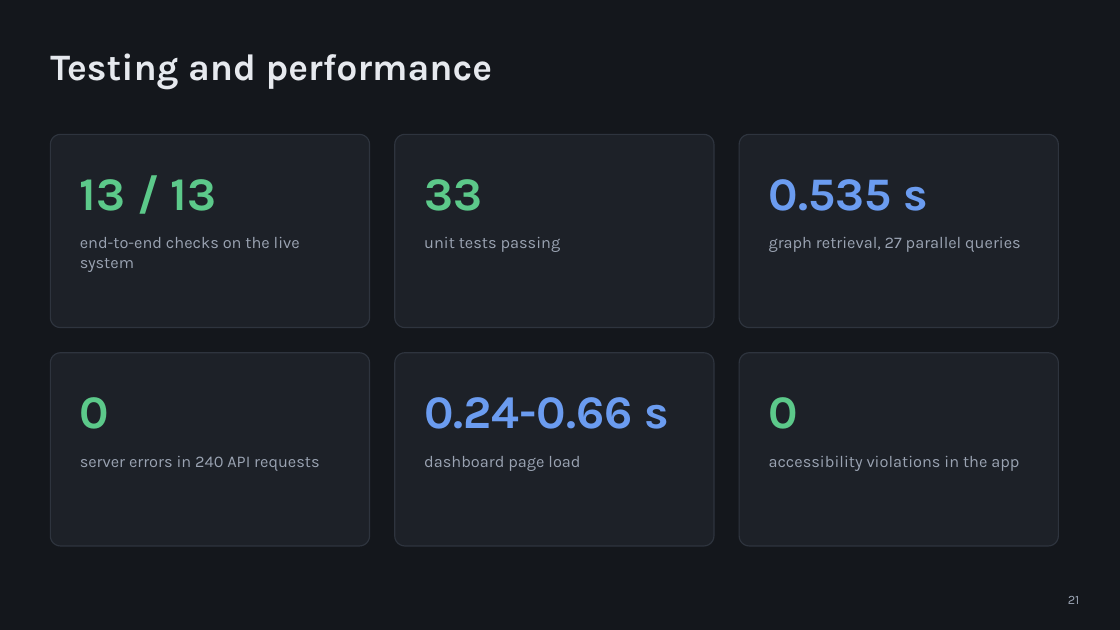
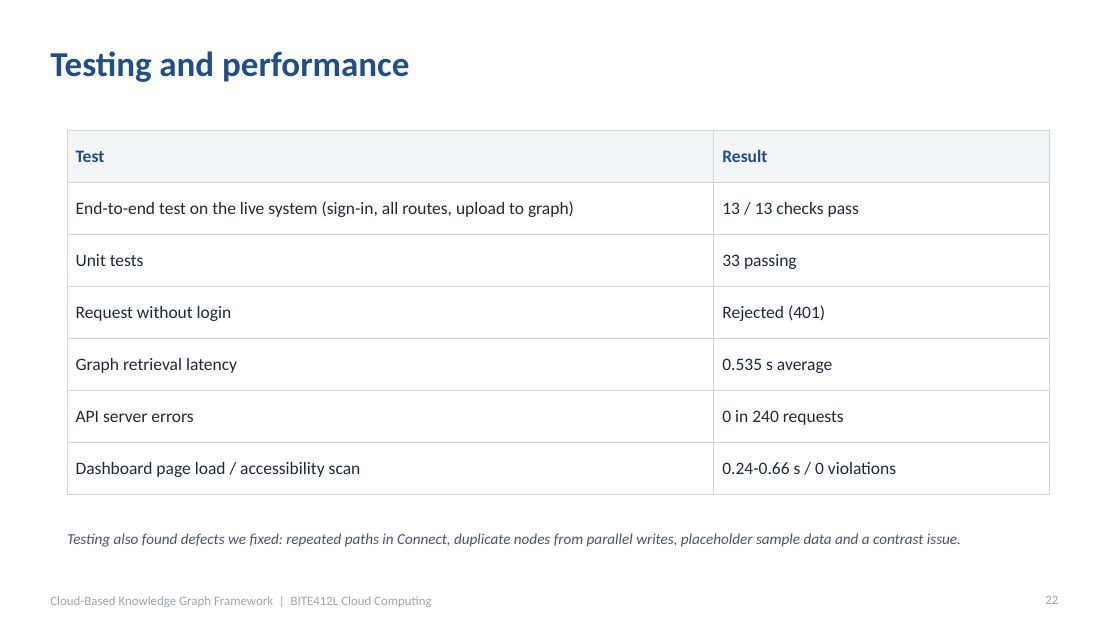
Before and after one commit to DeveshAg30/Cloud_Based_Knowledge_Graph_Framework_for_Automated_Research_Intelligence_Aws_Project_2026, a slide deck: slide 22 of presentation/Project_Presentation.pptx (slide 21 before the commit). Drawn at 1120x630 pixels with LibreOffice and Linux fonts; fonts in the diff are those of the drawing. Boxes give left, top, right and bottom in pixels: in the first picture for what was removed or moved away, otherwise in the second. Text is boxed around its words. In the diff, an @@ line names an element or a change of style, - is before the commit and + after.

```diff
--- a/presentation/Project_Presentation.pptx
+++ b/presentation/Project_Presentation.pptx
@@ background #14171C to #FFFFFF @@
@@ title "Testing and performance" at [50, 51, 409, 82]: size 32 to 30 pt, font Karla to Calibri, text colour #E6E9EE to #1F4E8C @@
@@ rounded rectangle removed at [50, 134, 370, 328] @@
@@ table added at [67, 130, 1050, 481], 7 rows, 2 columns @@
+Test | Result
+End-to-end test on the live system (sign-in, all routes, upload to graph) | 13 / 13 checks pass
+Unit tests | 33 passing
+Request without login | Rejected (401)
+Graph retrieval latency | 0.535 s average
+API server errors | 0 in 240 requests
+Dashboard page load / accessibility scan | 0.24-0.66 s / 0 violations
@@ rounded rectangle removed at [395, 134, 714, 328] @@
@@ rounded rectangle removed at [739, 134, 1059, 328] @@
@@ text removed at [80, 179, 217, 211] @@
-13 / 13
@@ text removed at [424, 179, 482, 211] @@
-33
@@ text removed at [769, 179, 928, 211] @@
-0.535 s
@@ text removed at [80, 237, 300, 272] @@
-end-to-end checks on the live system
@@ text removed at [424, 237, 561, 252] @@
-unit tests passing
@@ text removed at [769, 237, 1021, 252] @@
-graph retrieval, 27 parallel queries
@@ rounded rectangle removed at [50, 353, 370, 546] @@
@@ rounded rectangle removed at [395, 353, 714, 546] @@
@@ rounded rectangle removed at [739, 353, 1059, 546] @@
@@ text removed at [80, 397, 109, 429] @@
-0
@@ text removed at [424, 397, 670, 429] @@
-0.24-0.66 s
@@ text removed at [769, 397, 798, 429] @@
-0
@@ text removed at [80, 456, 319, 471] @@
-server errors in 240 API requests
@@ text removed at [424, 456, 580, 471] @@
-dashboard page load
@@ text removed at [769, 456, 1019, 471] @@
-accessibility violations in the app
@@ text added at [67, 533, 961, 547], 13 pt, text #4B5563, italic @@
+Testing also found defects we fixed: repeated paths in Connect, duplicate nodes from parallel writes, placeholder sample data and a contrast issue.
@@ text added at [50, 596, 431, 607], 11 pt, text #9CA3AF @@
+Cloud-Based Knowledge Graph Framework | BITE412L Cloud Computing
@@ page number added at [1045, 596, 1058, 604], 11 pt, text #9CA3AF @@
+22
@@ page number removed at [1068, 596, 1080, 604] @@
-21
```
Also in this commit, not shown: 20 other slides changed, 6 slides added, 5 slides removed, 1 other file.
